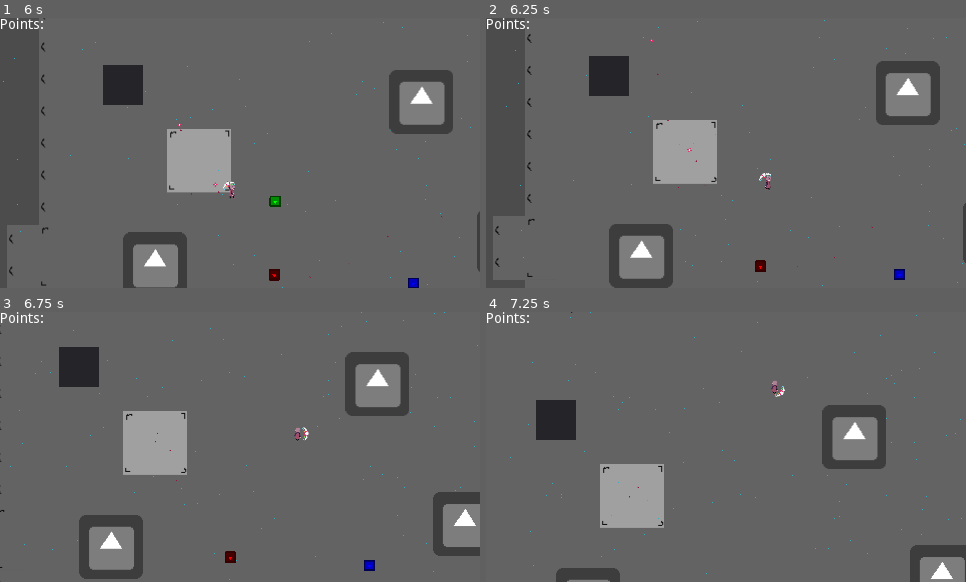
Above: before the commit, frames 1-4 (two rows, left to right).
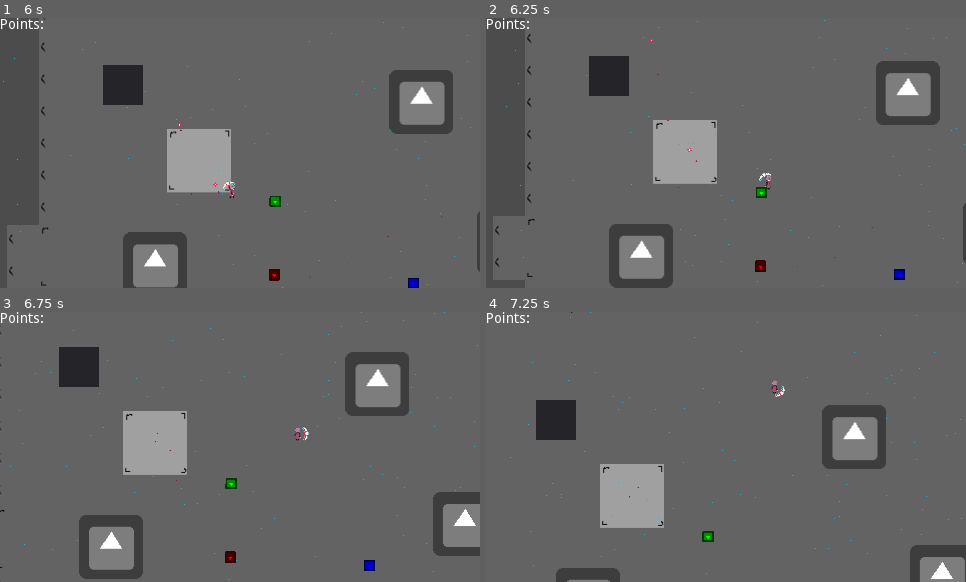
Above: after the commit, the same moments.

Repository: Struckdown/AGJ2020
Game: Godot game, scene res://Scenes/World.tscn
The game is run twice, just before and just after one commit, with the same random seed, the same clock (stepped at 60 frames per second) and the same inputs. The engine's default icon, where the game draws it, is replaced by a stand-in: a white triangle on a blue panel in a dark square. Sound files missing from this copy of the repository are replaced by a short silence.
Inputs (mouse positions are in pixels of both pictures, inside the frame that each line leads up to):
- Up to frame 1 (6 s): tap Enter at 0.5, 2 s; move the mouse to (345, 139) at 0.52 s; press the mouse at (345, 139) at 0.53 s; hold D (right) 0.53-1.28 s; tap Space at 1.25 s; move the mouse to (144, 166) at 1.27 s; release the mouse at (144, 166) at 1.28 s; hold S (down) 1.28-2.03 s; click (144, 166) at 1.35 s; move the mouse to (288, 93) at 2.02 s; press the mouse at (288, 93) at 2.03 s; hold D (right) 2.03-2.78 s; move the mouse to (216, 207) at 2.77 s; release the mouse at (216, 207) at 2.78 s; hold W (up) 2.78-3.53 s; click (216, 207) at 2.85 s; move the mouse to (384, 193) at 3.52 s; press the mouse at (384, 193) at 3.53 s; hold A (left) 3.53-5.03 s; move the mouse to (96, 112) at 4.27 s; release the mouse at (96, 112) at 4.28 s; click (96, 112) at 4.35 s; move the mouse to (264, 153) at 5.02 s; press the mouse at (264, 153) at 5.03 s; hold S (down) 5.03-5.78 s; move the mouse to (168, 85) at 5.77 s; release the mouse at (168, 85) at 5.78 s; hold D (right) from 5.78 s (still down); click (168, 85) at 5.85 s
- Up to frame 2 (6.25 s): keep holding D (right)
- Up to frame 3 (6.75 s): move the mouse to (345, 433) at 6.52 s; release D (right) at 6.53 s; press the mouse at (345, 433) at 6.53 s; hold W (up) from 6.53 s (still down)
- Up to frame 4 (7.25 s): keep holding W (up)

Frame 1 is identical in both runs. In frame 2, less than 0.1% of the frame differs, in the area x 56-59%, y 62-67%; in frame 3, 0.1%; in frame 4, 0.1%, in the area x 45-48%, y 81-86%.

Commit message:
Updated flowers that shoot out of the bow

Diff:
--- a/src/Scripts/Character.gd
+++ b/src/Scripts/Character.gd
@@ -77,7 +77,7 @@
 	b.transform = transform
 	b.rotation  = get_angle_to(get_global_mouse_position())
 	b.applyCharge(float(currentCharge)/float(maxCharge))
-	b.color = colorEquipped
+	b.updateColor(colorEquipped)
 
 	currentCharge = 0;
 
--- a/src/Scripts/ColorPickup.gd
+++ b/src/Scripts/ColorPickup.gd
@@ -27,13 +27,7 @@
 func _on_Area2D_body_entered(body):
 	if body.is_in_group("player"):
 		body.updateColor(color)
-		$Sprite.hide()
-		call_deferred("disableCollision")
 		$AudioStreamPlayer2D.play()
 
-
-func disableCollision():
-	$Area2D/CollisionShape2D.disabled = true
-
 func _on_AudioStreamPlayer2D_finished():
-	queue_free()
+	pass
--- a/src/Scripts/ColorProjectile.gd
+++ b/src/Scripts/ColorProjectile.gd
@@ -3,7 +3,7 @@
 var speed = 1250
 var currentSpeed = 750
 var speedDecay = 15
-var color
+export(String, "RED", "GREEN", "BLUE") var color
 
 func _ready():
 	pass
@@ -17,6 +17,19 @@
 		$Sprite.hide()
 		$Particles2D.emitting = false
 		$Timer.start()
+
+func updateColor(newColor):
+	print("Updated color")
+	match newColor:
+		"RED":
+			$Sprite.texture = load("res://Art/flowerShot.png")
+			$Particles2D.texture = load("res://Art/petalTrail.png")
+		"GREEN":
+			$Sprite.texture = load("res://Art/flowerShotG.png")
+			$Particles2D.texture = load("res://Art/petalTrailG.png")
+		"BLUE":
+			$Sprite.texture = load("res://Art/flowerShotB.png")
+			$Particles2D.texture = load("res://Art/petalTrailB.png")
 
 func applyCharge(chargePercentage):
 	currentSpeed = chargePercentage*speed
Not shown, added: src/Art/flowerShotB.png.import
Not shown, added: src/Art/flowerShotG.png.import
Not shown, added: src/Art/petalTrailB.png.import
Not shown, added: src/Art/petalTrailG.png.import
